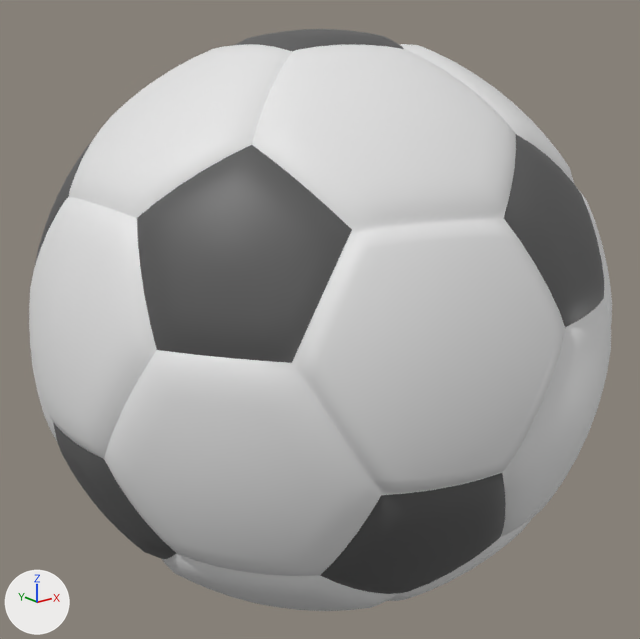
An edit to the FBX model Assets/prefabs/pieces/Ball/Default/puntball.fbx, drawn before and after from the same camera.
Rendered twice from a camera (50 mm lens) standing at (-0.571, -0.713, 0.286) and looking at (0.0, 0.0, 0.001). The lights are fixed; the arrows at lower left show +X, +Y and +Z. Where no turn or scale is listed for an object, it has been applied to the vertices.

Before the edit, the objects in view are built like this:
```python
me_icosphere_icosphere_003 = bpy.data.meshes.new('Icosphere_Icosphere.003')
me_icosphere_icosphere_003.from_pydata(...)  # 3555 vertices, 6113 faces; spans x -0.298..0.298, y -0.298..0.298, z -0.298..0.298
# faces by material slot: [4313, 1800]
me_icosphere_icosphere_003.materials.append(mat_white)  # white #e7e7e7
me_icosphere_icosphere_003.materials.append(mat_black)  # dark grey #575757
ob_icosphere_icosphere_003 = bpy.data.objects.new('Icosphere_Icosphere.003', me_icosphere_icosphere_003)
ob_icosphere_icosphere_003.location = (0.0, 0.0, 0.0)
```
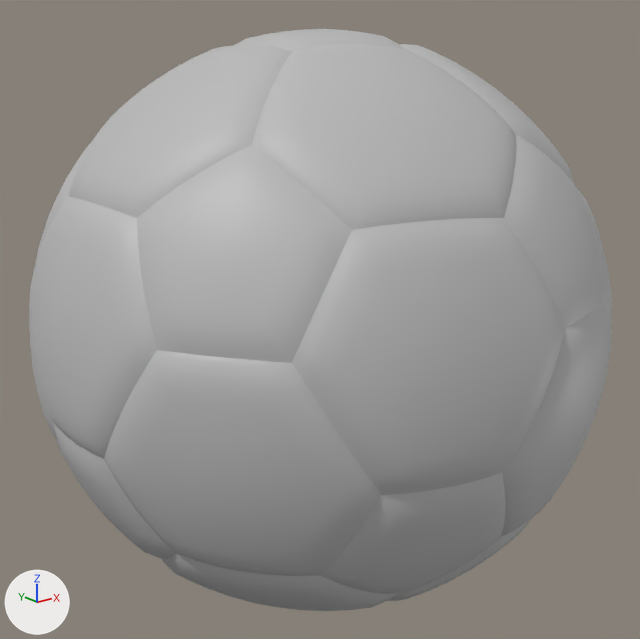
Where the change shows, as pixel boxes (x1, y1, x2, y2) in the pictures (640 x 639 px; the box of a moved part takes in the faces that stretch with it):
part 1 of me_icosphere_icosphere_003, moved or reshaped
    both: (292, 218, 565, 495)
part 2 of me_icosphere_icosphere_003, recoloured (white to grey)
    both: (29, 44, 612, 611)
part 3 of me_icosphere_icosphere_003, recoloured
    both: (36, 29, 604, 594)

The edits, one by one:
Material 'defaultPolygonShader' (mat_defaultpolygonshader) is new.
Its base color is (0.5, 0.5, 0.5) (grey #bcbcbc).
me_icosphere_icosphere_003 is used by ob_icosphere_icosphere_003; location (0.0, 0.0, 0.0).
me_icosphere_icosphere_003 had 3555 vertices, 6113 faces and spanned x -0.298..0.298, y -0.298..0.298, z -0.298..0.298.
me_icosphere_icosphere_003 now has 3522 vertices, 7040 faces and spans x -0.298..0.298, y -0.298..0.298, z -0.298..0.298.
me_icosphere_icosphere_003 part 1: 66 vertices removed from x -0.193..0.032, y -0.298..-0.212, z -0.055..0.151; 33 vertices added at x -0.19..0.025, y -0.295..-0.219, z -0.051..0.149.
me_icosphere_icosphere_003 part 2: 3560 faces spanning x -0.298..0.298, y -0.298..0.298, z -0.284..0.284 switch from mat_white (white #e7e7e7) to mat_defaultpolygonshader (grey #bcbcbc).
me_icosphere_icosphere_003 part 3: 1500 faces spanning x -0.288..0.29, y -0.285..0.285, z -0.298..0.298 switch from mat_black (dark grey #575757) to mat_defaultpolygonshader (grey #bcbcbc).
